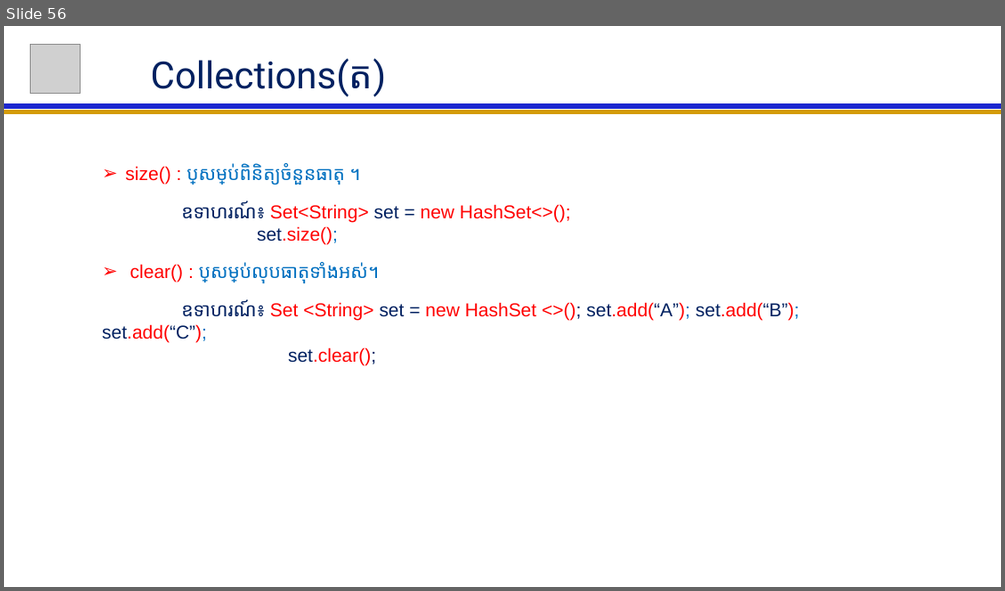
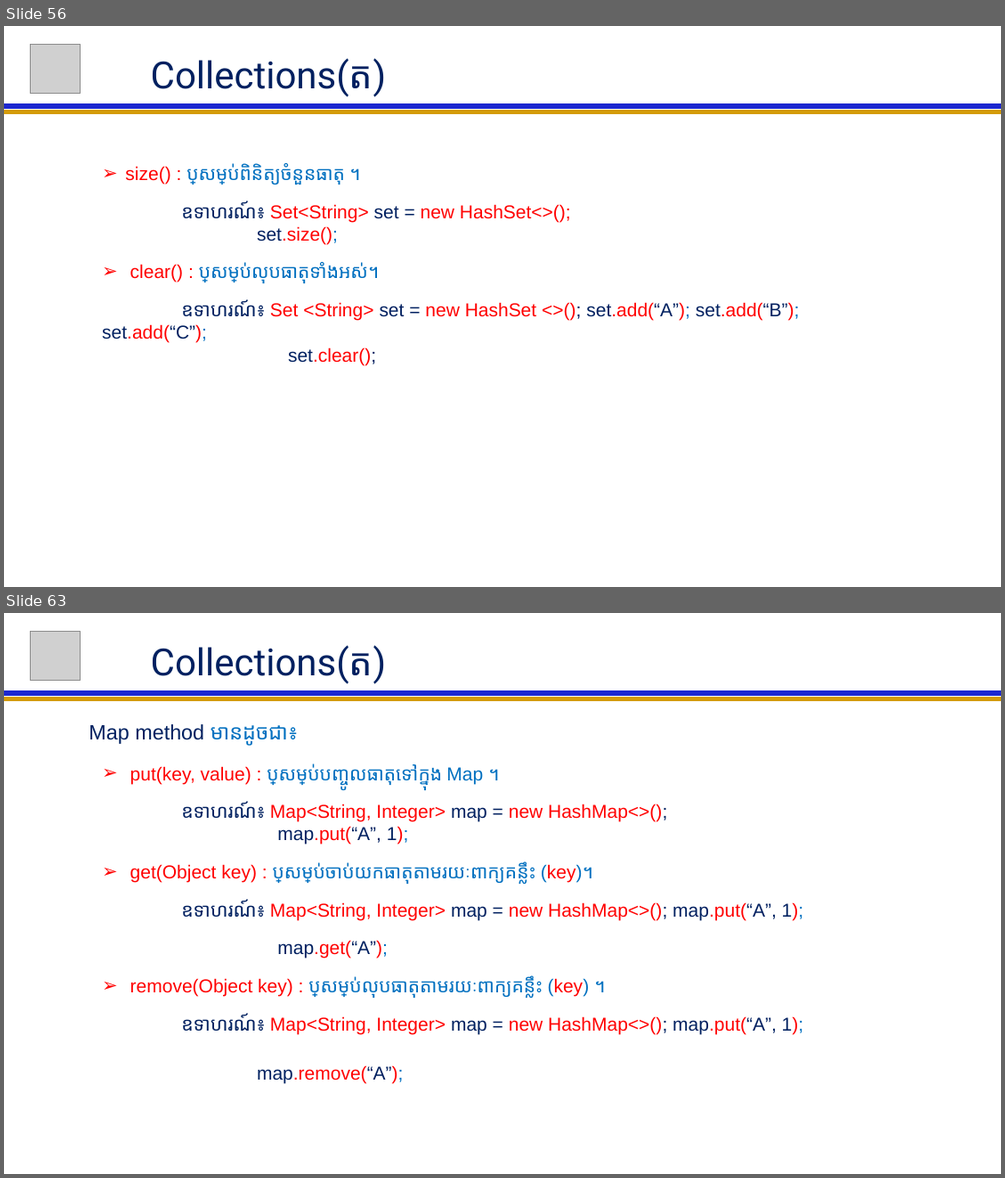
Before and after one commit to NGOUNCHHENGHY/ACLEDA-Java-For-Beginer, a slide deck: Java For Beginer Lession.pptx. Shown one above the other, each under a label of ours: slide 56 before the commit, slides 56 and 63 after it; the slides between them are not shown. The pictures are 1005x591 and 1005x1178 pixels, drawn with LibreOffice and Linux fonts; fonts in the diff are those of the drawing; grey boxes stand for pictures. Boxes give left, top, right and bottom in pixels: in the first picture for what was removed or moved away, otherwise in the second. Text is boxed around its words. In the diff, an @@ line names an element or a change of style, - is before the commit and + after.

```diff
--- a/Java For Beginer Lession.pptx
+++ b/Java For Beginer Lession.pptx
@@ slide 63 added at (4,613,1001,1174), background #FFFFFF @@
@@ picture added at (31,631,81,681) @@
@@ title added at (151,645,386,684), 36 pt, text #002060 @@
+Collections(ត)
@@ line added from (4, 699) to (1001, 699), #D49B06 4.5 pt @@
@@ line added from (4, 693) to (1001, 693), #1C27CF 4.5 pt @@
@@ subtitle added at (89,724,804,1084), 18 pt, text #FF0000 @@
+Map method មានដូចជា៖
+  ➢ put(key, value) : ប្រើសម្រាប់បញ្ចូលធាតុទៅក្នុង Map ។
+  ឧទាហរណ៍៖ Map<String, Integer> map = new HashMap<>();
+  map.put(“A”, 1);
+  ➢ get(Object key) : ប្រើសម្រាប់ចាប់យកធាតុតាមរយៈពាក្យគន្លឹះ (key)។
+  ឧទាហរណ៍៖ Map<String, Integer> map = new HashMap<>(); map.put(“A”, 1);
+  map.get(“A”);
+  ➢ remove(Object key) : ប្រើសម្រាប់លុបធាតុតាមរយៈពាក្យគន្លឹះ (key) ។
+  ឧទាហរណ៍៖ Map<String, Integer> map = new HashMap<>(); map.put(“A”, 1);
+  map.remove(“A”);
```
Also in this commit, not shown: 3 slides changed, 16 other slides added.
